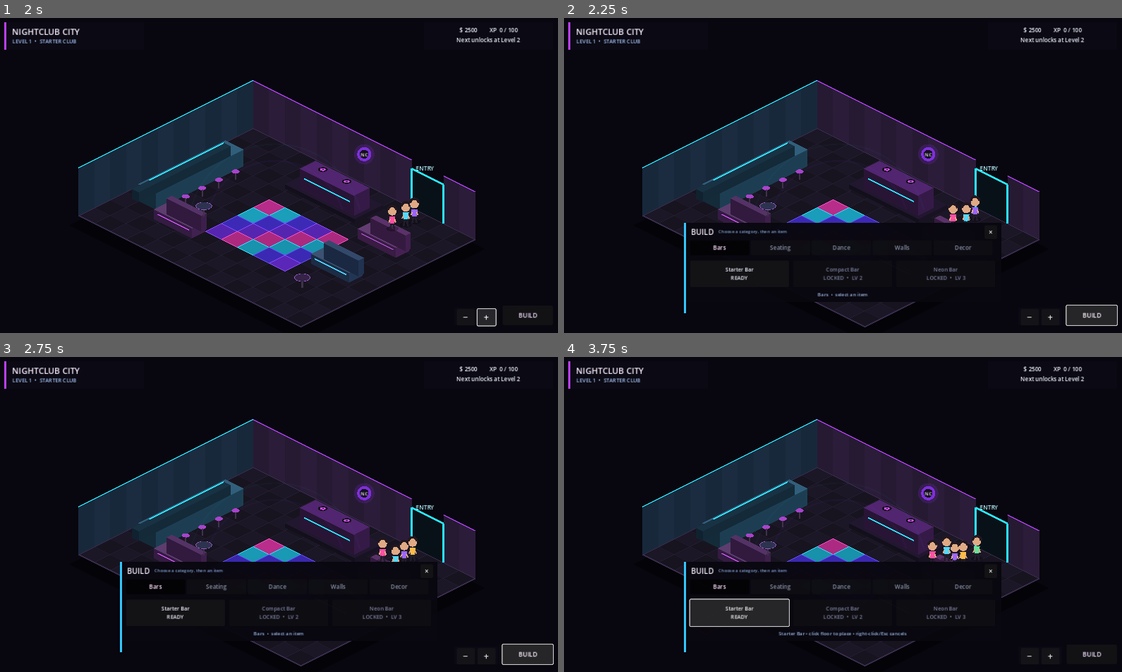
Above: before the commit, frames 1-4 (two rows, left to right).
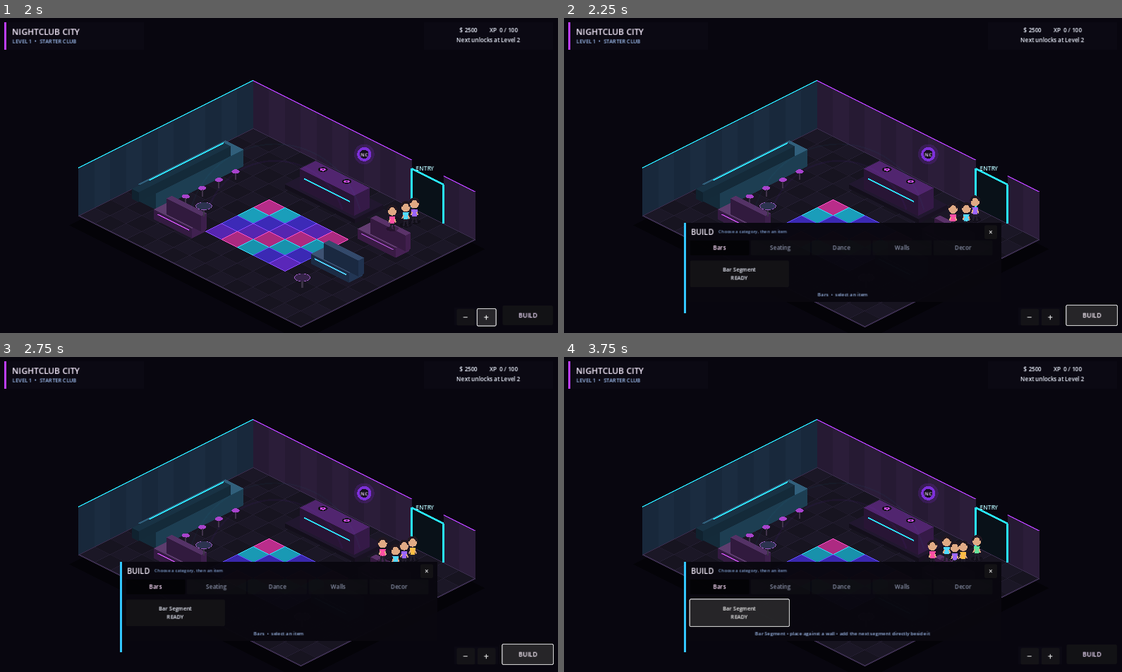
Above: after the commit, the same moments.

Repository: 22crob/Nightclub-City
Game: Godot game, scene res://scenes/main.tscn
Two runs of this game, one before a commit and one after it. Both use one fixed random seed, a clock stepped at 60 frames per second and the inputs below.
Inputs:
- Up to frame 1 (2 s): click "−" at 0.5 s; click "+" at 1.25 s
- Up to frame 2 (2.25 s): click "BUILD" at 2 s
- Up to frame 3 (2.75 s): no input
- Up to frame 4 (3.75 s): click "Bars" at 2.75 s; click "Starter Bar READY" (after the commit: "Bar Segment READY") at 3.5 s

Frame 1 is identical in both runs. In frame 2, 0.3% of the frame differs, in the area x 28-73%, y 79-84%; in frame 3, 0.3%; in frame 4, 0.5%, in the area x 28-73%, y 79-89%.

Commit message:
Add single-module straight bar system
Replace large bar objects with one repeatable 1x1 wall bar segment that connects in a straight line and adds one service spot per module.

Diff:
--- a/godot/scenes/main.tscn
+++ b/godot/scenes/main.tscn
@@ -272,7 +272,7 @@
 theme_override_colors/font_color = Color(0.94, 0.95, 1, 1)
 theme_override_colors/font_disabled_color = Color(0.48, 0.50, 0.62, 1)
 theme_override_font_sizes/font_size = 12
-text = "Starter Bar"
+text = "Bar Segment"
 
 [node name="Item2" type="Button" parent="HUD/DesignDrawer"]
 offset_left = 248.0
--- a/godot/scripts/main.gd
+++ b/godot/scripts/main.gd
@@ -61,9 +61,7 @@
 
 var item_catalog: Dictionary = {
 	"Bars": [
-		{"id": "starter_bar", "name": "Starter Bar", "w": 1, "d": 3, "kind": "bar", "unlock_level": 1, "color": Color("#2f6582")},
-		{"id": "compact_bar", "name": "Compact Bar", "w": 2, "d": 2, "kind": "bar", "unlock_level": 2, "color": Color("#5b337b")},
-		{"id": "neon_bar", "name": "Neon Bar", "w": 1, "d": 4, "kind": "bar", "unlock_level": 3, "color": Color("#315f78")}
+		{"id": "bar_segment", "name": "Bar Segment", "w": 1, "d": 1, "kind": "bar", "unlock_level": 1, "color": Color("#315f78")}
 	],
 	"Seating": [
 		{"id": "booth", "name": "Lounge Booth", "w": 2, "d": 1, "kind": "seat", "unlock_level": 1, "color": Color("#5b2d70")},
@@ -99,7 +97,7 @@
 ]
 
 func _ready() -> void:
-	print("Nightclub City Build Menu Polish v2 loaded.")
+	print("Nightclub City Modular Bar v1 loaded.")
 	zoom_out_button.pressed.connect(_zoom_out)
 	zoom_in_button.pressed.connect(_zoom_in)
 	design_button.pressed.connect(_toggle_design_drawer)
@@ -535,7 +533,10 @@
 	_deselect_object()
 	current_item = item.duplicate(true)
 	hover_tile = _world_to_tile(get_global_mouse_position())
-	design_hint.text = str(current_item["name"]) + " • click floor to place • right-click/Esc cancels"
+	if str(current_item["kind"]) == "bar":
+		design_hint.text = "Bar Segment • place against a wall • add the next segment directly beside it"
+	else:
+		design_hint.text = str(current_item["name"]) + " • click floor to place • right-click/Esc cancels"
 	queue_redraw()
 
 func _cancel_placement() -> void:
@@ -554,12 +555,107 @@
 func _can_place_current(tile: Vector2i) -> bool:
 	if current_item.is_empty():
 		return false
+
+	if str(current_item["kind"]) == "bar":
+		return _can_place_bar_segment(tile, moving_object_index)
+
 	return _can_place_dimensions(
 		tile,
 		int(current_item["w"]),
 		int(current_item["d"]),
 		moving_object_index
 	)
+
+func _can_place_bar_segment(tile: Vector2i, skip_index: int = -1) -> bool:
+	if not _is_bar_wall_tile(tile):
+		return false
+
+	if _is_static_nav_blocked(tile):
+		return false
+
+	if not _bar_service_space_open(tile, skip_index):
+		return false
+
+	if not _can_place_dimensions(tile, 1, 1, skip_index):
+		return false
+
+	var modular_bar_count: int = 0
+	var touches_existing_run: bool = false
+
+	for i in range(placed_objects.size()):
+		if i == skip_index:
+			continue
+
+		var obj: Dictionary = placed_objects[i]
+		if str(obj["kind"]) != "bar":
+			continue
+		if str(obj["id"]) != "bar_segment":
+			continue
+
+		modular_bar_count += 1
+		var other_tile: Vector2i = Vector2i(int(obj["x"]), int(obj["y"]))
+		if _bar_tiles_connect(tile, other_tile):
+			touches_existing_run = true
+
+	if modular_bar_count == 0:
+		return true
+
+	return touches_existing_run
+
+func _is_bar_wall_tile(tile: Vector2i) -> bool:
+	if tile.x < 0 or tile.y < 0 or tile.x >= CLUB_W or tile.y >= CLUB_H:
+		return false
+
+	# Do not use the top-left corner because it would visually create a turn.
+	if tile == Vector2i(0, 0):
+		return false
+
+	# Top wall. Leave the entrance opening clear.
+	if tile.y == 0:
+		return tile.x != 10 and tile.x != 11
+
+	# Left wall.
+	if tile.x == 0:
+		return true
+
+	return false
+
+func _bar_service_space_open(tile: Vector2i, skip_index: int = -1) -> bool:
+	var service_tile: Vector2i = tile
+
+	if tile.y == 0:
+		service_tile = Vector2i(tile.x, 1)
+	elif tile.x == 0:
+		service_tile = Vector2i(1, tile.y)
+
+	if not _is_nav_tile_valid(service_tile):
+		return false
+	if _is_static_nav_blocked(service_tile):
+		return false
+
+	for i in range(placed_objects.size()):
+		if i == skip_index:
+			continue
+
+		var obj: Dictionary = placed_objects[i]
+		var ox: int = int(obj["x"])
+		var oy: int = int(obj["y"])
+		var ow: int = int(obj["w"])
+		var od: int = int(obj["d"])
+
+		if service_tile.x >= ox and service_tile.x < ox + ow and service_tile.y >= oy and service_tile.y < oy + od:
+			return false
+
+	return true
+
+func _bar_tiles_connect(a: Vector2i, b: Vector2i) -> bool:
+	if a.y == 0 and b.y == 0:
+		return abs(a.x - b.x) == 1
+
+	if a.x == 0 and b.x == 0:
+		return abs(a.y - b.y) == 1
+
+	return false
 
 func _can_place_dimensions(tile: Vector2i, width: int, depth: int, skip_index: int = -1) -> bool:
 	if tile.x < 0 or tile.y < 0:
@@ -625,10 +721,7 @@
 	var color: Color = obj["color"]
 
 	if kind == "bar":
-		_draw_iso_box(x, y, width, depth, 34.0, color.lightened(0.08), color.darkened(0.34), color.darkened(0.18))
-		var a: Vector2 = _iso(x + 0.10, y + depth) - Vector2(0, 22)
-		var b: Vector2 = _iso(x + width - 0.10, y + depth) - Vector2(0, 22)
-		draw_line(a, b, Color("#2de3ff"), 2.5)
+		_draw_modular_bar_segment(obj)
 	elif kind == "seat":
 		_draw_iso_box(x, y, width, depth, 20.0, color.lightened(0.10), color.darkened(0.30), color.darkened(0.15))
 		_draw_iso_box(x + 0.08, y, width - 0.16, 0.28, 34.0, color.lightened(0.04), color.darkened(0.34), color.darkened(0.20))
@@ -654,6 +747,71 @@
 		var glow_pos: Vector2 = _iso(x + 0.5, y + 0.5) - Vector2(0, 62)
 		draw_circle(glow_pos, 8.0, color)
 
+func _draw_modular_bar_segment(obj: Dictionary) -> void:
+	var x: float = float(obj["x"])
+	var y: float = float(obj["y"])
+	var color: Color = obj["color"]
+
+	# Every purchase draws this exact same 1x1 counter module.
+	_draw_iso_box(
+		x,
+		y,
+		1.0,
+		1.0,
+		34.0,
+		color.lightened(0.08),
+		color.darkened(0.34),
+		color.darkened(0.18)
+	)
+
+	# The neon face runs edge-to-edge so repeated copies meet seamlessly.
+	if int(obj["y"]) == 0:
+		var top_front_a: Vector2 = _iso(x, y + 1.0) - Vector2(0, 22)
+		var top_front_b: Vector2 = _iso(x + 1.0, y + 1.0) - Vector2(0, 22)
+		draw_line(top_front_a, top_front_b, Color("#2de3ff"), 2.8)
+		_draw_bar_back_shelf_top(x, color)
+	elif int(obj["x"]) == 0:
+		var left_front_a: Vector2 = _iso(x + 1.0, y) - Vector2(0, 22)
+		var left_front_b: Vector2 = _iso(x + 1.0, y + 1.0) - Vector2(0, 22)
+		draw_line(left_front_a, left_front_b, Color("#2de3ff"), 2.8)
+		_draw_bar_back_shelf_left(y, color)
+
+func _draw_bar_back_shelf_top(x: float, color: Color) -> void:
+	var a: Vector2 = _iso(x, 0.0)
+	var b: Vector2 = _iso(x + 1.0, 0.0)
+	var shelf_h: float = 66.0
+	var panel: PackedVector2Array = PackedVector2Array([
+		a - Vector2(0, 6),
+		b - Vector2(0, 6),
+		b - Vector2(0, shelf_h),
+		a - Vector2(0, shelf_h)
+	])
+	draw_polygon(panel, PackedColorArray([color.darkened(0.48)]))
+	draw_line(a - Vector2(0, 28), b - Vector2(0, 28), Color("#b54cff"), 2.0)
+	draw_line(a - Vector2(0, 52), b - Vector2(0, 52), Color("#2de3ff"), 1.5)
+	var bottle_center: Vector2 = (a + b) * 0.5 - Vector2(0, 43)
+	draw_circle(bottle_center - Vector2(8, 0), 3.0, Color("#ff8d45"))
+	draw_circle(bottle_center, 3.0, Color("#cf55ff"))
+	draw_circle(bottle_center + Vector2(8, 0), 3.0, Color("#55d9ff"))
+
+func _draw_bar_back_shelf_left(y: float, color: Color) -> void:
+	var a: Vector2 = _iso(0.0, y)
+	var b: Vector2 = _iso(0.0, y + 1.0)
+	var shelf_h: float = 66.0
+	var panel: PackedVector2Array = PackedVector2Array([
+		a - Vector2(0, 6),
+		b - Vector2(0, 6),
+		b - Vector2(0, shelf_h),
+		a - Vector2(0, shelf_h)
+	])
+	draw_polygon(panel, PackedColorArray([color.darkened(0.48)]))
+	draw_line(a - Vector2(0, 28), b - Vector2(0, 28), Color("#b54cff"), 2.0)
+	draw_line(a - Vector2(0, 52), b - Vector2(0, 52), Color("#2de3ff"), 1.5)
+	var bottle_center: Vector2 = (a + b) * 0.5 - Vector2(0, 43)
+	draw_circle(bottle_center - Vector2(6, 2), 3.0, Color("#ff8d45"))
+	draw_circle(bottle_center, 3.0, Color("#cf55ff"))
+	draw_circle(bottle_center + Vector2(6, 2), 3.0, Color("#55d9ff"))
+
 func _draw_placement_preview() -> void:
 	if current_item.is_empty() or hover_tile.x < 0 or hover_tile.y < 0:
 		return
@@ -707,6 +865,7 @@
 	selection_panel.visible = true
 	var obj: Dictionary = placed_objects[selected_object_index]
 	selected_name.text = str(obj["name"])
+	rotate_button.disabled = str(obj["kind"]) == "bar"
 
 func _move_selected_object() -> void:
 	if selected_object_index < 0 or selected_object_index >= placed_objects.size():
@@ -722,6 +881,11 @@
 		return
 
 	var obj: Dictionary = placed_objects[selected_object_index]
+	if str(obj["kind"]) == "bar":
+		if design_drawer.visible:
+			design_hint.text = "Bar segments are fixed 1x1 modules"
+		return
+
 	var old_w: int = int(obj["w"])
 	var old_d: int = int(obj["d"])
 	var tile: Vector2i = Vector2i(int(obj["x"]), int(obj["y"]))
@@ -945,23 +1109,15 @@
 func _append_bar_spots(targets: Array[Vector2], obj: Dictionary) -> void:
 	var x: float = float(obj["x"])
 	var y: float = float(obj["y"])
-	var width: int = int(obj["w"])
-	var depth: int = int(obj["d"])
-
-	if depth >= width:
-		var side_x: float = x + float(width) + 0.45
-		if side_x >= float(CLUB_W) - 0.15:
-			side_x = x - 0.45
-		for i in range(depth):
-			var spot: Vector2 = Vector2(side_x, y + float(i) + 0.5)
-			targets.append(_clamp_activity_spot(spot))
+
+	# One repeated module = one customer service position.
+	if int(obj["y"]) == 0:
+		targets.append(_clamp_activity_spot(Vector2(x + 0.5, y + 1.45)))
+	elif int(obj["x"]) == 0:
+		targets.append(_clamp_activity_spot(Vector2(x + 1.45, y + 0.5)))
 	else:
-		var side_y: float = y + float(depth) + 0.45
-		if side_y >= float(CLUB_H) - 0.15:
-			side_y = y - 0.45
-		for i in range(width):
-			var spot: Vector2 = Vector2(x + float(i) + 0.5, side_y)
-			targets.append(_clamp_activity_spot(spot))
+		# Legacy/test bars that are not wall modules keep a safe fallback spot.
+		targets.append(_clamp_activity_spot(Vector2(x + 1.45, y + 0.5)))
 
 func _append_seat_spots(targets: Array[Vector2], obj: Dictionary) -> void:
 	var x: float = float(obj["x"])
@@ -1361,9 +1517,9 @@
 
 func _unlock_summary_for_level(level: int) -> String:
 	if level == 2:
-		return "Unlocked: Compact Bar • Club Sofa • 2x2 Dance Floor • Neon Divider • Neon Pillar"
+		return "Unlocked: Club Sofa • 2x2 Dance Floor • Neon Divider • Neon Pillar"
 	if level == 3:
-		return "Unlocked: Neon Bar • Accent Chair • Purple Divider • Purple Pillar"
+		return "Unlocked: Accent Chair • Purple Divider • Purple Pillar"
 	return "New club items unlocked"
 
 func _save_economy() -> void:
